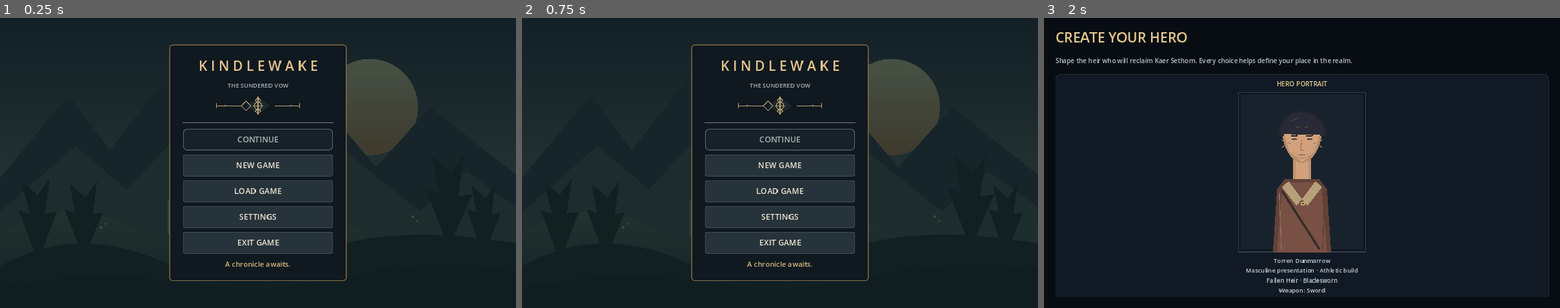
Above: before the commit, frames 1-3 (left to right).
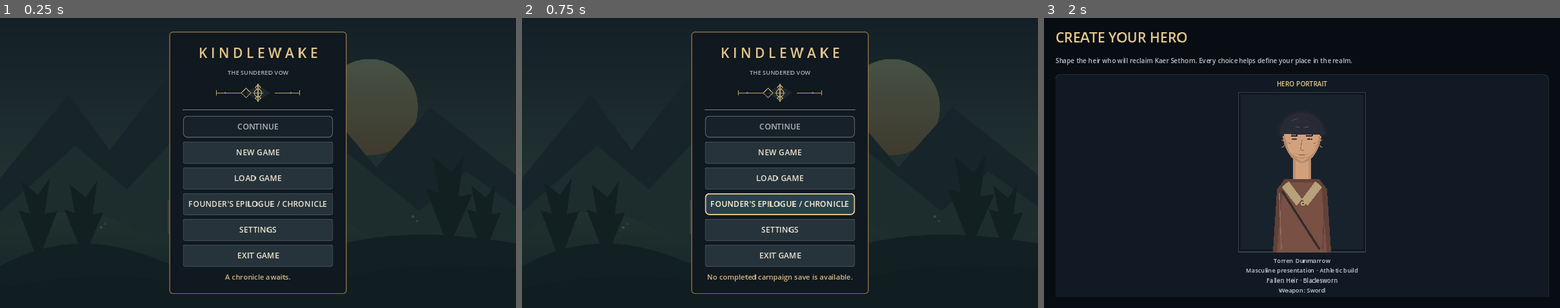
Above: after the commit, the same moments.

Repository: ninjun42215-gif/KindleWake
Game: Godot game, scene res://TitleScreen.tscn
Two runs of this game, one before a commit and one after it. Both use one fixed random seed, a clock stepped at 60 frames per second and the inputs below.
Inputs (mouse positions are in pixels of both pictures, inside the frame that each line leads up to):
- Up to frame 1 (0.25 s): no input
- Up to frame 2 (0.75 s): click (780, 203) at 0.5 s, where only the run after the commit has a clickable "FOUNDER'S EPILOGUE / CHRONICLE"
- Up to frame 3 (2 s): click "NEW GAME" at 1.25 s

The runs differ from the first frame. In frame 1, 7.7% of the frame differs, in the area x 32-68%, y 4-96%; in frame 2, 8.0%; in frame 3, nothing differs.

Commit message:
Add title-screen access to founder epilogue

Diff:
--- a/Kindlewake/scripts/ui/title_screen.gd
+++ b/Kindlewake/scripts/ui/title_screen.gd
@@ -138,6 +138,7 @@
     content_box.add_child(continue_btn)
     content_box.add_child(_button("NEW GAME", _new_game))
     content_box.add_child(_button("LOAD GAME", _show_load))
+    content_box.add_child(_button("FOUNDER'S EPILOGUE / CHRONICLE", _open_founder_epilogue))
     content_box.add_child(_button("SETTINGS", _show_settings))
     content_box.add_child(_button("EXIT GAME", _confirm_exit))
     status_label.text = "A chronicle awaits." if latest == "" else "A saved chronicle is ready."
@@ -268,3 +269,13 @@
 
 func _quit_game() -> void:
     get_tree().quit()
+
+func _open_founder_epilogue() -> void:
+    var slot := GameState.newest_campaign_slot()
+    if slot == "" or not GameState.load_campaign(slot):
+        status_label.text = "No completed campaign save is available."
+        return
+    if not bool(GameState.world_flags.get("chapter_5_complete", false)) or not bool(GameState.chronicle_state.get("milestones", {}).get("empire_dissolved", false)):
+        status_label.text = "Complete the five-act campaign and dissolve the Empire before the founder's epilogue."
+        return
+    get_tree().change_scene_to_file("res://ChronicleEpilogue.tscn")
